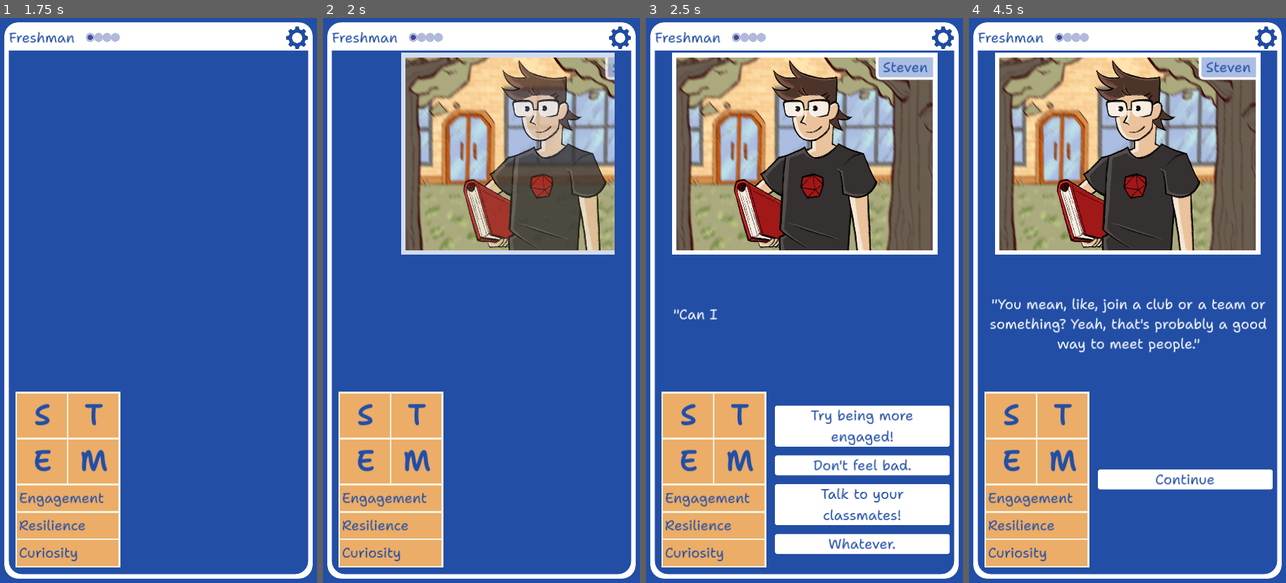
Above: before the commit, frames 1-4 (left to right).
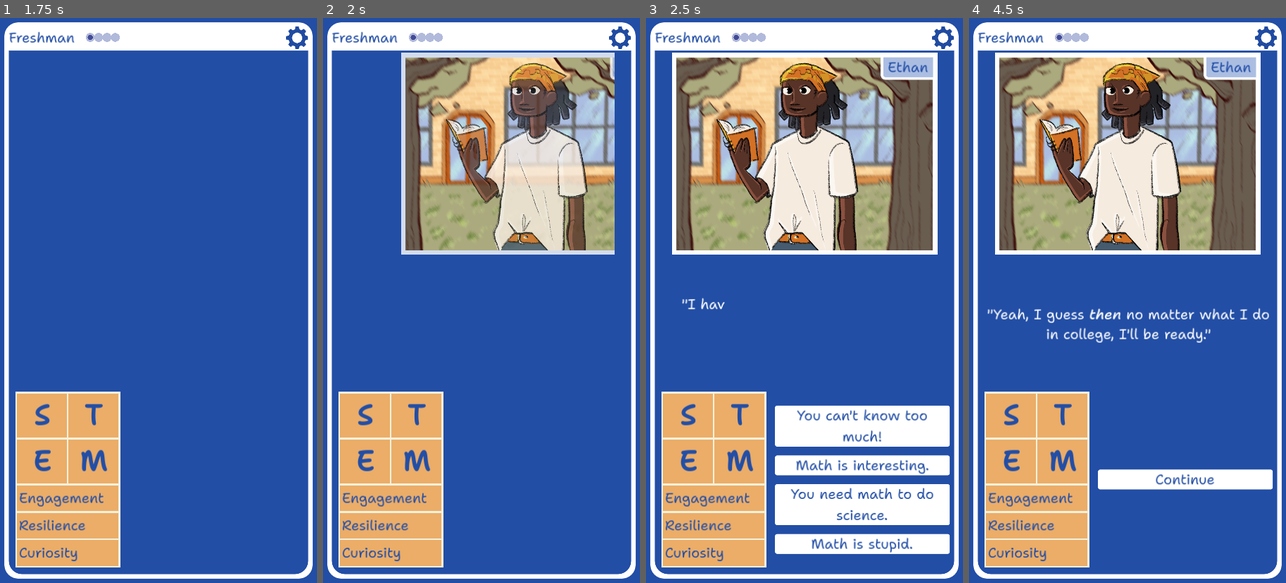
Above: after the commit, the same moments.

Repository: stem-career-paths/game
Game: Godot game, scene res://ui/screen.tscn
The game is run twice, just before and just after one commit, with the same random seed, the same clock (stepped at 60 frames per second) and the same inputs. The engine's default icon, where the game draws it, is replaced by a stand-in: a white triangle on a blue panel in a dark square.
Inputs (mouse positions are in pixels of both pictures, inside the frame that each line leads up to):
- Up to frame 1 (1.75 s): click (158, 475) at 0.52 s; click (215, 481) at 1.25 s
- Up to frame 2 (2 s): no input
- Up to frame 3 (2.5 s): tap Enter at 2 s; drag from (804, 323) to (836, 176) at 2.02 s
- Up to frame 4 (4.5 s): click (1184, 424) at 2.77 s; click (1266, 40) at 3.5 s; tap Space at 4.25 s; drag from (1064, 328) to (1111, 413) at 4.27 s

Frame 1 is identical in both runs. In frame 2, 10% of the frame differs, in the area x 38-92%, y 7-42%; in frame 3, 13%; in frame 4, 13%, in the area x 5-95%, y 6-60%.

Commit message:
Include a scout postlude

Diff:
--- a/project/end/epilogue_text_generator.gd
+++ b/project/end/epilogue_text_generator.gd
@@ -1,4 +1,6 @@
 class_name EpilogueTextGenerator extends RefCounted
+
+const MEAN_POSTLUDE_THRESHOLD := 3
 
 func generate_gap_year_text(_epilogue:Epilogue) -> Array[EpilogueText]:
 	var job : String = [
@@ -55,28 +57,21 @@
 ##
 ## This can return an empty array if there is no postlude for this epilogue.
 func generate_postlude_text(epilogue:Epilogue) -> Array[EpilogueText]:
+	# Although ugly, the _p() arguments must be on one line or it
+	# interferes with the formatting
 	if epilogue.character.has_tag(Tags.Tag.JOINED_ROBOTICS_TEAM):
 		return [
-			_p("""
-				Your time on the robotics club helped you learn to work on
-				a team and deal with stress. You joined an undergraduate
-				research team, working closely with a professor and students
-				from many different majors
-			"""),
+			_p("Your time on the robotics club helped you learn to work on a team and deal with stress. You joined an undergraduate research team, working closely with a professor and students from many different majors"),
 		]
-	if epilogue.character.has_tag(Tags.Tag.MEAN_TO_STEVEN) and \
-		epilogue.character.has_tag(Tags.Tag.MEAN_TO_ETHAN) and \
-		epilogue.character.has_tag(Tags.Tag.MEAN_TO_HILDA) and \
-		epilogue.character.has_tag(Tags.Tag.MEAN_TO_MARY):
+	if epilogue.character.amount_of_tag(Tags.Tag.MEAN_TO_OTHERS) >= MEAN_POSTLUDE_THRESHOLD:
 		return [
-			_p("""
-				Despite how well you did in high school, it was hard to
-				make friends. People thought you were too mean. Every day
-				you ate lunch alone. Every time someone tried to be nice
-				you, you yelled at them and said harsh things.
-			"""),
+			_p("Despite how well you did in high school, it was hard to make friends. People thought you were too mean. Every day you ate lunch alone. Every time someone tried to be nice to you, you yelled at them and said harsh things."),
 			_p("Why would you do that?")
 
+		]
+	if epilogue.character.has_tag(Tags.Tag.JOINED_SCOUTS):
+		return [
+			_p("Between high school and college, you got involved with your local scouts. Since you're too old to remain involved in college, you spend your free time doing many scoutly things, like fishing, hiking, and memorizing obscure nature trivia.")
 		]
 	return []
 
--- a/project/story/starting_stories/athletic_scholarship.gd
+++ b/project/story/starting_stories/athletic_scholarship.gd
@@ -22,6 +22,6 @@
 	},
 	"Not really": {
 		"text": "What? No, I totally could! ....Right?",
-		"tags": Tags.Tag.MEAN_TO_MARY
+		"tags": Tags.Tag.MEAN_TO_OTHERS
 	}
 }
--- a/project/story/starting_stories/engagement.gd
+++ b/project/story/starting_stories/engagement.gd
@@ -25,6 +25,6 @@
 	"Whatever.":
 	{
 		"text": '"Ha, yeah. I guess. Whatever. ..."',
-		"tags": Tags.Tag.MEAN_TO_STEVEN
+		"tags": Tags.Tag.MEAN_TO_OTHERS
 	}
 }
--- a/project/story/starting_stories/good_teacher.gd
+++ b/project/story/starting_stories/good_teacher.gd
@@ -25,6 +25,6 @@
 	},
 	"Okay? And?": {
 		"text": '"She really cares about me and how I\'m doing. Maybe more than some of my friends..."',
-		"tags": Tags.Tag.MEAN_TO_HILDA
+		"tags": Tags.Tag.MEAN_TO_OTHERS
 	},
 }
--- a/project/story/starting_stories/scouts.gd
+++ b/project/story/starting_stories/scouts.gd
@@ -21,6 +21,7 @@
 	},
 	"Can I come with you?": {
 		"text": '"I think so? I\'ll ask the scout leader tomorrow."',
+		"tags": Tags.Tag.JOINED_SCOUTS
 	},
 	"OK hippie": {
 		"text": '"Don\'t knock it til you\'ve tried it. Camping [b]RULES[/b]."',
--- a/project/story/starting_stories/skip_math.gd
+++ b/project/story/starting_stories/skip_math.gd
@@ -30,6 +30,6 @@
 			'"[b]Hey[/b]! Not taking it doesn\'t mean I don\'t like it!"',
 			'"I think I\'ll take my math class out of [i]spite[/i]."'
 			],
-		"tags": Tags.Tag.MEAN_TO_ETHAN
+		"tags": Tags.Tag.MEAN_TO_OTHERS
 	}
 }
--- a/project/ui/main_scene.tscn
+++ b/project/ui/main_scene.tscn
@@ -14,6 +14,7 @@
 size_flags_horizontal = 3
 size_flags_vertical = 3
 script = ExtResource("1_dccup")
+starting_story = "res://story/starting_stories/skip_math.gd"
 
 [node name="GameScreen" parent="." instance=ExtResource("2_15d48")]
 layout_mode = 1
--- a/project/world/character.gd
+++ b/project/world/character.gd
@@ -44,3 +44,7 @@
 
 func has_tag(tag : Tags.Tag) -> bool:
 	return _tags.has(tag)
+
+
+func amount_of_tag(tag : Tags.Tag) -> int:
+	return _tags.count(tag)
--- a/project/world/tags.gd
+++ b/project/world/tags.gd
@@ -2,8 +2,6 @@
 
 enum Tag {
 	JOINED_ROBOTICS_TEAM,
-	MEAN_TO_STEVEN,
-	MEAN_TO_HILDA,
-	MEAN_TO_ETHAN,
-	MEAN_TO_MARY
+	MEAN_TO_OTHERS,
+	JOINED_SCOUTS
 }
